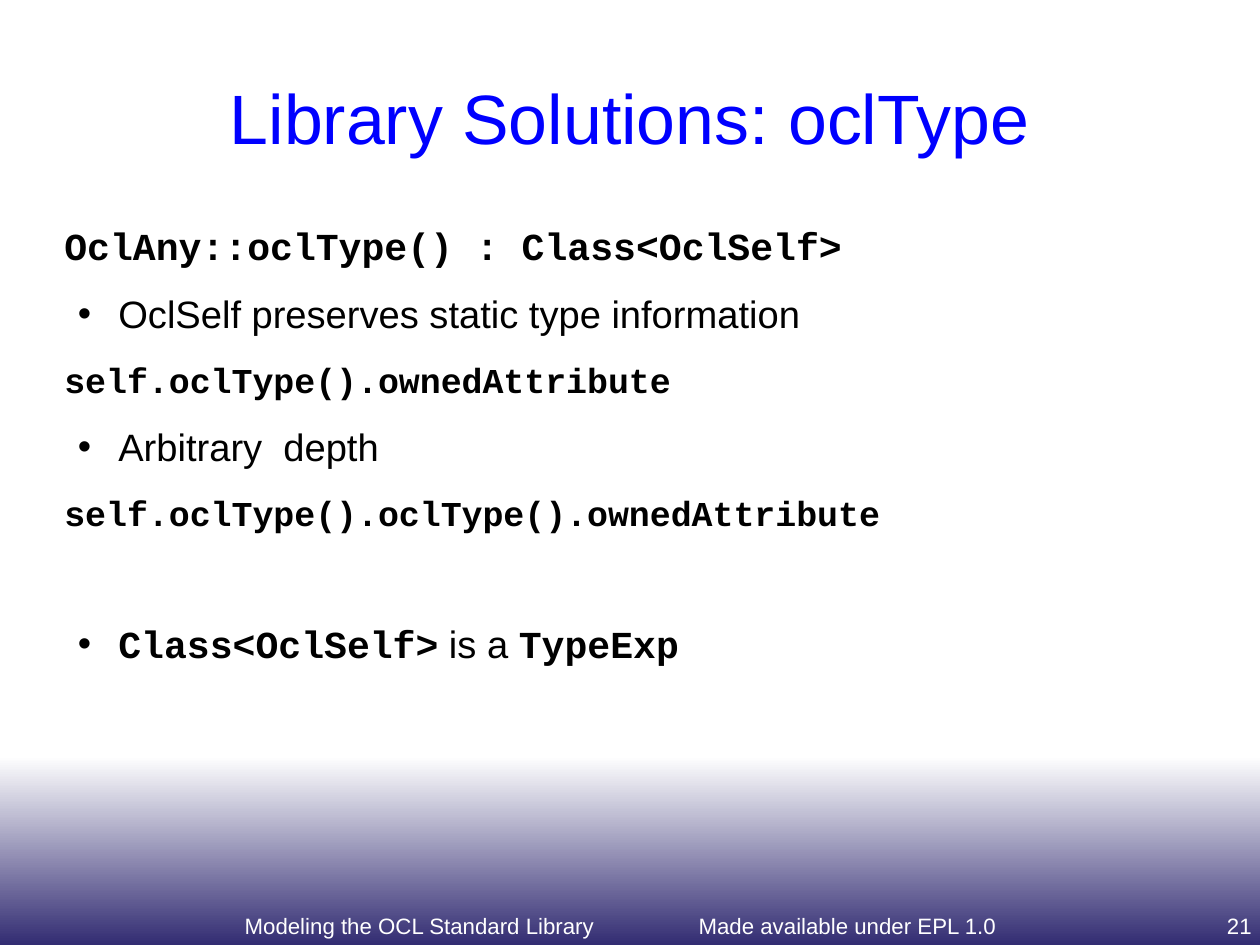
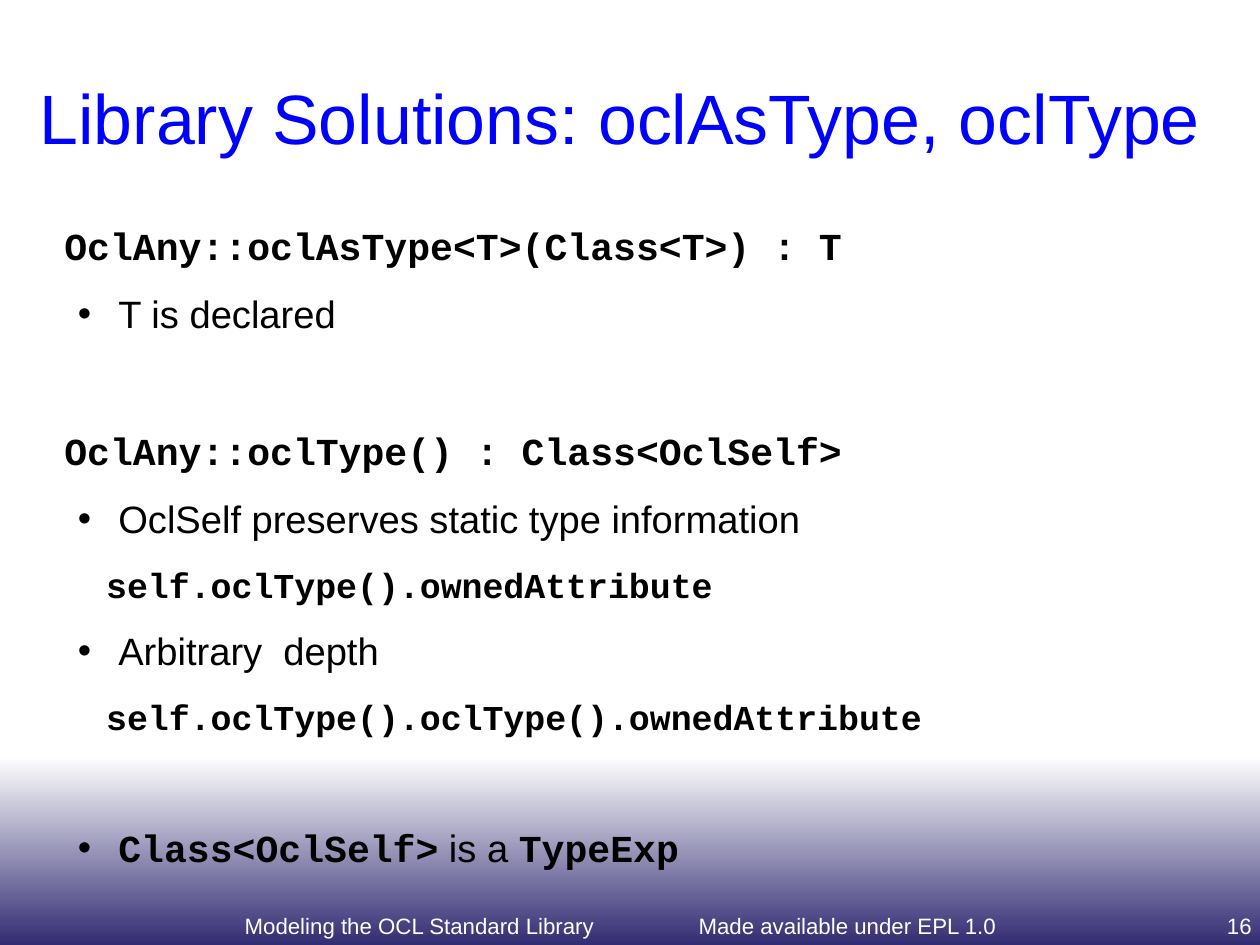
Before and after one commit to eclipse-ocl/ocl-website, a slide deck: slide 16 of ocl/docs/publications/OCL2011ModelingOCLstdlib/ModelingOCLstdlib.odp (slide 21 before the commit). Drawn at 1260x945 pixels with LibreOffice and Linux fonts; fonts in the diff are those of the drawing. Boxes give left, top, right and bottom in pixels: in the first picture for what was removed or moved away, otherwise in the second. Text is boxed around its words. In the diff, an @@ line names an element or a change of style, - is before the commit and + after.

Commit message:
Final presentations

```diff
--- a/ocl/docs/publications/OCL2011ModelingOCLstdlib/ModelingOCLstdlib.odp
+++ b/ocl/docs/publications/OCL2011ModelingOCLstdlib/ModelingOCLstdlib.odp
@@ title at <box>40,93,1200,157</box>: text changed @@
-Library Solutions: oclType
+Library Solutions: oclAsType, oclType
@@ text at <box>64,233,842,329</box>: paragraphs added @@
+OclAny::oclAsType<T>(Class<T>) : T
+• T is declared
@@ page number at <box>1227,918,1252,934</box>: text changed @@
-21
+16
```
Also in this commit, not shown: 4 other slides changed, 1 other file.
